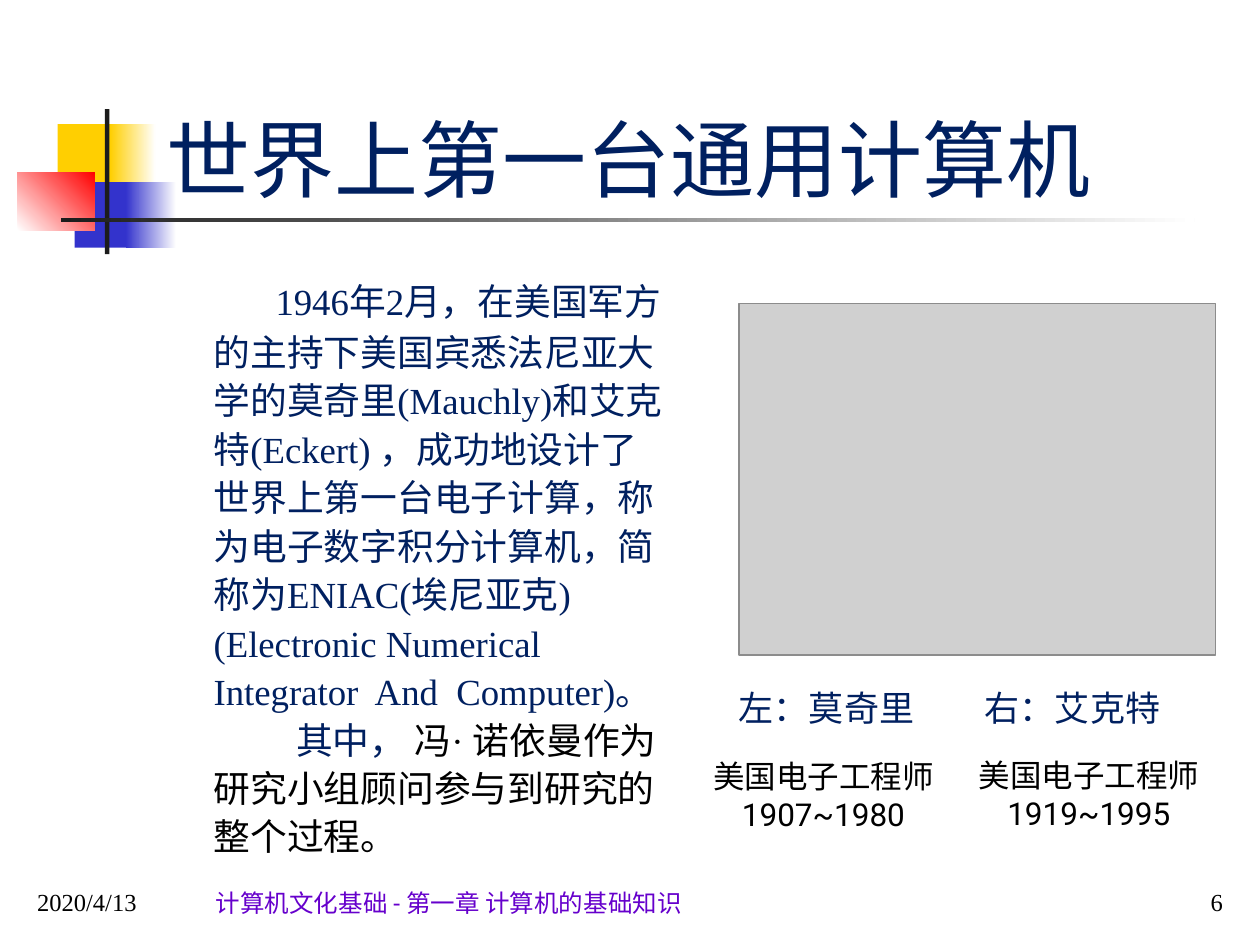
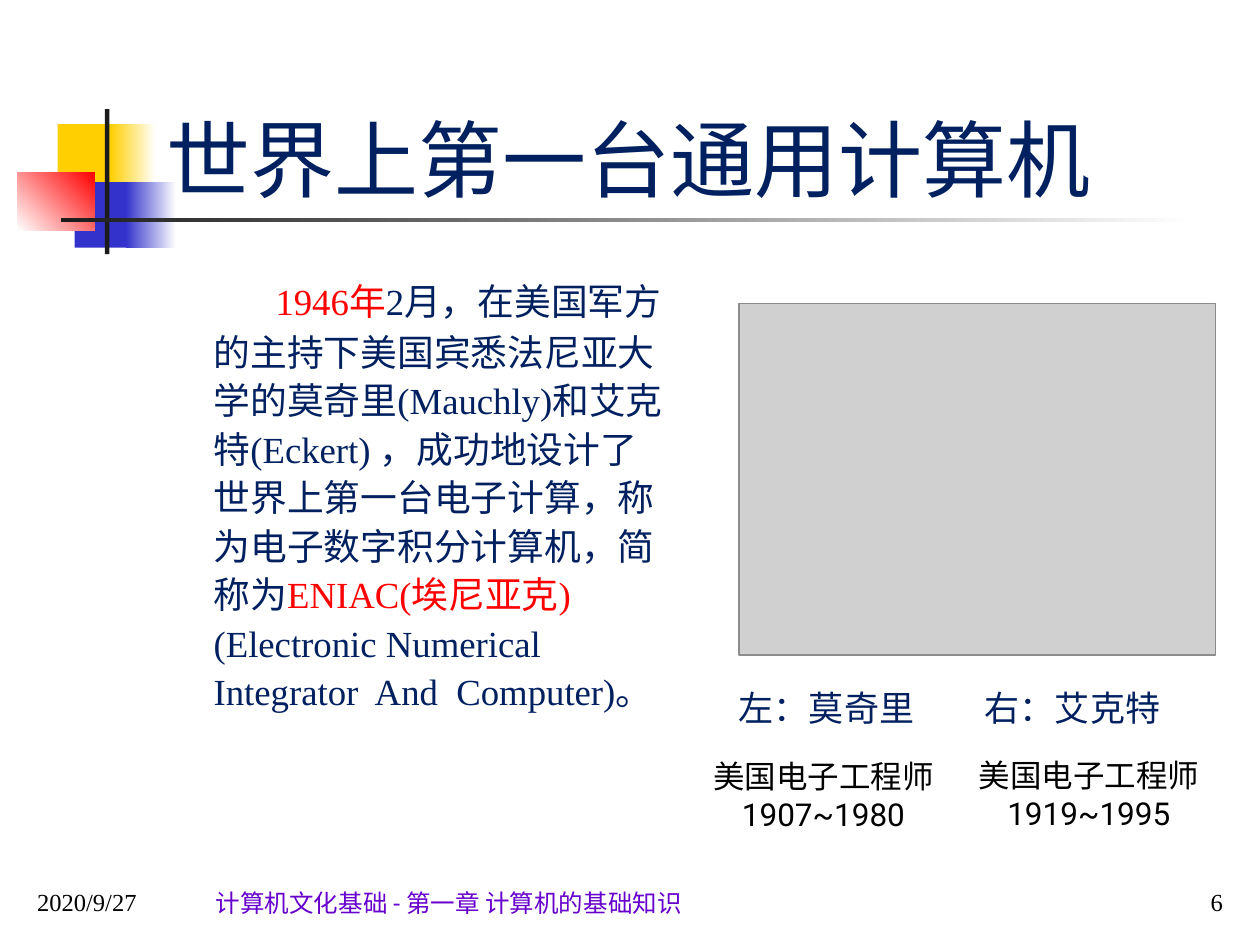
Before and after one commit to sans123wx/class, a slide deck: slide 6 of 计算机应用基础/第1章计算机基础/第1.1章 计算机概述.pptx. Drawn at 1260x945 pixels with LibreOffice and Linux fonts; fonts in the diff are those of the drawing; grey boxes stand for pictures. Boxes give left, top, right and bottom in pixels: in the first picture for what was removed or moved away, otherwise in the second. Text is boxed around its words. In the diff, an @@ line names an element or a change of style, - is before the commit and + after.

```diff
--- a/计算机应用基础/第1章计算机基础/第1.1章 计算机概述.pptx
+++ b/计算机应用基础/第1章计算机基础/第1.1章 计算机概述.pptx
@@ text "1946年2月，在美国军方的主持下美国宾悉法尼亚大学的莫奇里(Mauchly)和艾克特(Eckert) ，成功地设计了世 ..." at [214, 287, 663, 713]: text colour #002060 to #FF0000 in "1946年2月，在美国军方的主持下美国宾悉法尼亚大学的莫奇里(Mauchly)和艾克特(Eckert) ，成功地设计了世 ..." @@
@@ text at [214, 723, 657, 853]: paragraph removed @@
-其中， 冯· 诺依曼作为研究小组顾问参与到研究的整个过程。
@@ text at [37, 894, 136, 912]: text changed @@
-2020/4/13
+2020/9/27
```
Also in this commit, not shown: 93 other slides changed, 1 slide added, 5 slides removed.
